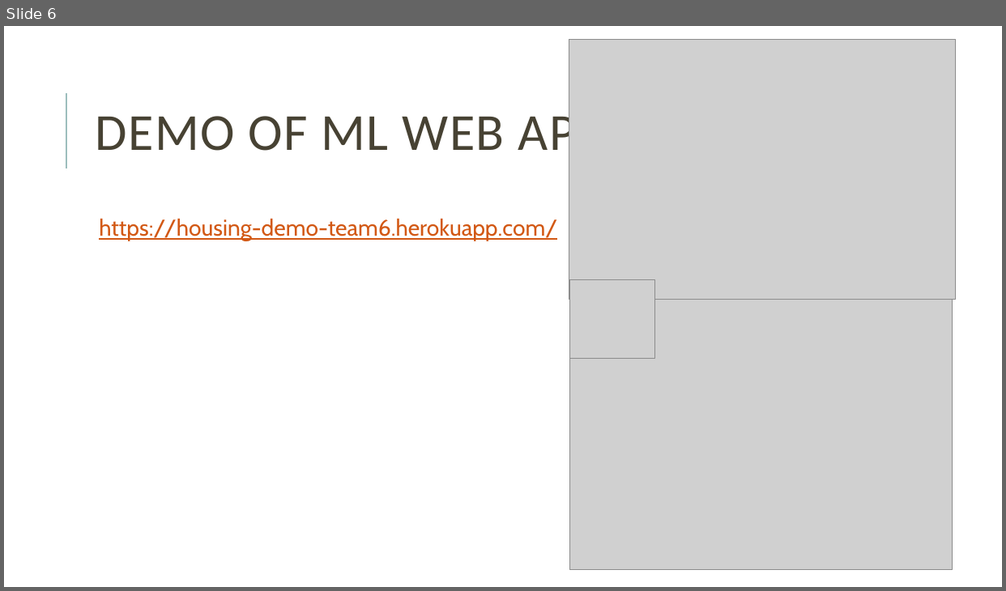
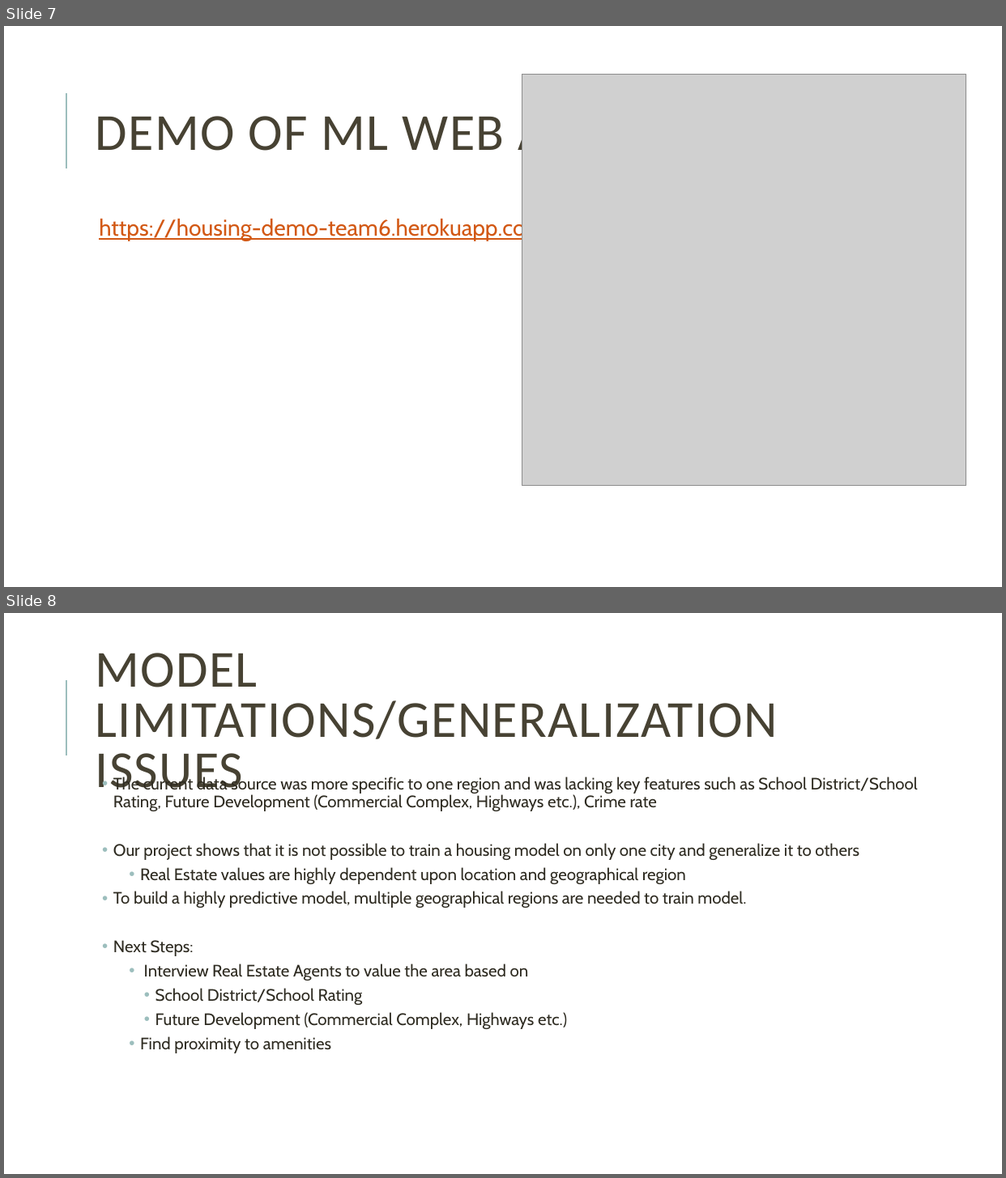
Before and after one commit to bmarotical/capstoneTeam6, a slide deck: Team6_FinalPresentationSlides.pptx. Shown one above the other, each under a label of ours: slide 6 before the commit, slides 7 and 8 after it. The pictures are 1006x591 and 1006x1178 pixels, drawn with LibreOffice and Linux fonts; fonts in the diff are those of the drawing; grey boxes stand for pictures. Boxes give left, top, right and bottom in pixels: in the first picture for what was removed or moved away, otherwise in the second. Text is boxed around its words. In the diff, an @@ line names an element or a change of style, - is before the commit and + after.

```diff
--- a/Team6_FinalPresentationSlides.pptx
+++ b/Team6_FinalPresentationSlides.pptx
@@ slide 8 added at (4, 613, 1002, 1174), background #FFFFFF; not listed: 1 template element that a slide beside it also shows @@
@@ title added at (96, 653, 778, 799), 50 pt, text #474233 @@
+MODEL LIMITATIONS/GENERALIZATION ISSUES
@@ text added at (113, 775, 918, 1054), 16 pt, text #2E2B21 @@
+  • The current data source was more specific to one region and was lacking key features such as School District/School Rating, Future Development (Commercial Complex, Highways etc.), Crime rate
+  • Our project shows that it is not possible to train a housing model on only one city and generalize it to others
+      • Real Estate values are highly dependent upon location and geographical region
+  • To build a highly predictive model, multiple geographical regions are needed to train model.
+  • Next Steps:
+      • Interview Real Estate Agents to value the area based on
+        • School District/School Rating
+        • Future Development (Commercial Complex, Highways etc.)
+      • Find proximity to amenities
@@ what was slide 6 is now slide 7 @@
@@ slide 7 changed as well @@
@@ picture removed at (569, 39, 957, 299) @@
@@ picture added at (522, 74, 965, 486) @@
@@ picture removed at (570, 280, 655, 358) @@
@@ picture removed at (570, 299, 953, 570) @@
```
Also in this commit, not shown: 6 other slides changed, 1 other slide added, 1 other file.
